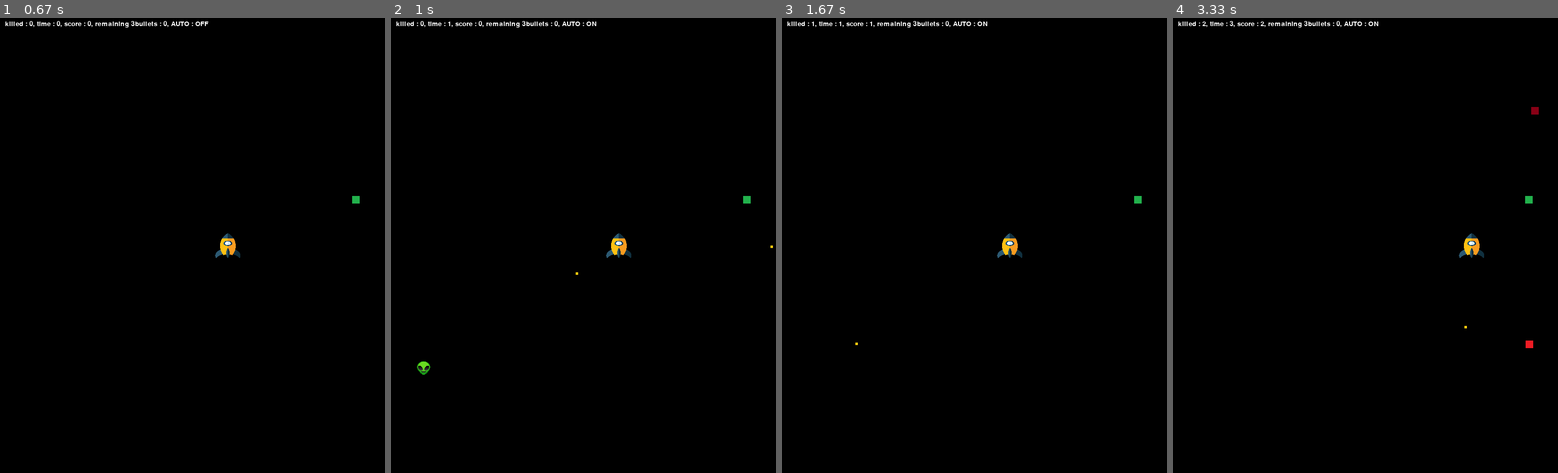
Above: before the commit, frames 1-4 (left to right).
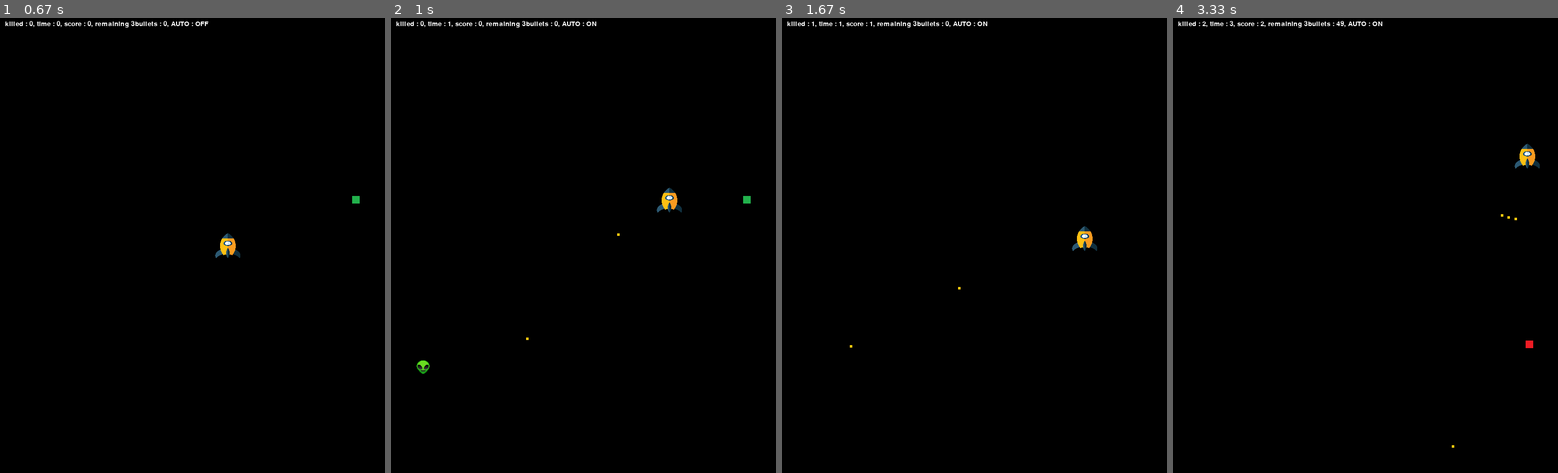
Above: after the commit, the same moments.

Repository: jeno0228/Git_Team
Game: pygame game, started from code/pygame_test.py
Same seed, same stepped clock (60 frames per second), same inputs: the game is played once before the commit and once after it.
Inputs (mouse positions are in pixels of both pictures, inside the frame that each line leads up to):
- Up to frame 1 (0.67 s): press the mouse at (227, 245) at 0.37 s; move the mouse to (173, 245) at 0.47 s; release the mouse at (119, 250) at 0.6 s
- Up to frame 2 (1 s): tap Esc at 0.67 s
- Up to frame 3 (1.67 s): press the mouse at (1009, 245) at 1.03 s; move the mouse to (1093, 327) at 1.13 s; release the mouse at (outside the picture) at 1.27 s; press the mouse at (1009, 245) at 1.37 s; move the mouse to (951, 163) at 1.47 s; release the mouse at (889, 77) at 1.6 s
- Up to frame 4 (3.33 s): hold Right 1.67-2.13 s; press the mouse at (1400, 245) at 2.2 s; move the mouse to (1388, 304) at 2.3 s; release the mouse at (1380, 363) at 2.43 s; press the mouse at (1400, 245) at 2.53 s; move the mouse to (1400, 272) at 2.63 s; release the mouse at (1400, 300) at 2.77 s; press the mouse at (1400, 245) at 2.87 s; move the mouse to (1484, 331) at 2.97 s; release the mouse at (outside the picture) at 3.1 s; press the mouse at (1400, 245) at 3.2 s; move the mouse to (1369, 200) at 3.3 s

Frame 1 is identical in both runs. In frame 2, 0.4% of the frame differs, in the area x 6-100%, y 37-79%; in frame 3, 0.4%; in frame 4, 0.6%, in the area x 42-96%, y 0-95%.

Commit message:
자동 이동

Diff:
--- a/code/pygame_test.py
+++ b/code/pygame_test.py
@@ -145,14 +145,40 @@
             delay = 1
     if level >= 18:
         level = 18
-    if panda.x > 0 and left_go:
-        panda.x -= panda.mv
-    if (panda.x+panda.sx)<size[0] and right_go:
-        panda.x += panda.mv
-    if panda.y > 0 and up_go:
-        panda.y -= panda.mv
-    if (panda.y+panda.sy)<size[1] and down_go:
-        panda.y += panda.mv
+
+    if auto:
+        total_item = bullet3_items+bullet_items+items
+        if total_item == []:
+            if panda.x+panda.sx//2 < size[0]//2-10:
+                panda.x += panda.mv
+            elif panda.x+panda.sy//2 > size[0]//2+10:
+                panda.x -= panda.mv
+            if panda.y+panda.sy//2 < size[1]//2-10:
+                panda.y += panda.mv
+            elif panda.x+panda.sy//2 > size[1]//2+10:
+                panda.y -= panda.mv
+        else:
+            item = (total_item[0].x+total_item[0].sx//2,total_item[0].y+total_item[0].sy//2)
+            if panda.x+panda.sx//2 < item[0]-5:
+                panda.x += panda.mv
+            elif panda.x+panda.sy//2 > item[0]+5:
+                panda.x -= panda.mv
+
+            if panda.y+panda.sy//2 < item[1]-5:
+                panda.y += panda.mv
+            elif panda.y+panda.sy//2 > item[1]+5:
+                panda.y -= panda.mv
+    else:
+        if panda.x > 0 and left_go:
+            panda.x -= panda.mv
+        if (panda.x+panda.sx)<size[0] and right_go:
+            panda.x += panda.mv
+        if panda.y > 0 and up_go:
+            panda.y -= panda.mv
+        if (panda.y+panda.sy)<size[1] and down_go:
+            panda.y += panda.mv
+
+
     if auto and enemies != []:
         shooting = True
     if shooting & (delay % (10-level//2) == 0):
